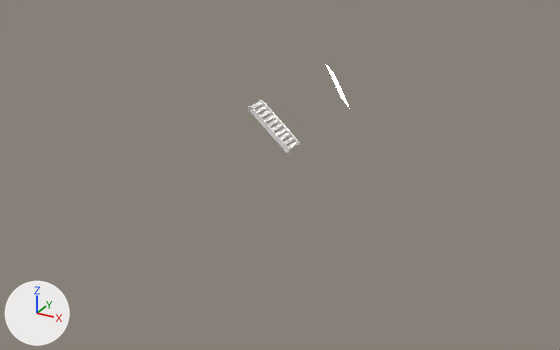
One commit to the Blender file res/mesh/blender/door.blend: the scene before it, then after it.
Camera for both pictures: a camera (50 mm lens) standing at (16.3, -32.0, 14.4) and looking at (-0.4, -1.5, -0.8). The lights are fixed; the arrows at lower left show +X, +Y and +Z.

Objects in the first picture: 'StaircaseA'.
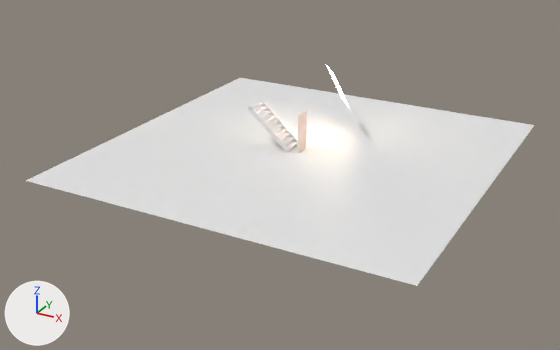
The change, as a diff of the scene's bpy script:
```diff
--- a/res/mesh/blender/door.blend.py
+++ b/res/mesh/blender/door.blend.py
@@ ob_floorplane @@
 ob_floorplane.scale = (9.32, 9.32, 1.0)
-ob_floorplane.hide_viewport = True
@@ ob_doora @@
 _m = ob_doora.modifiers.new('Mirror', 'MIRROR')
-ob_doora.hide_viewport = True
```

What differs and where, as boxes (x1, y1, x2, y2) in the pictures (560 x 350 px):
'FloorPlane', shown: after (26, 78, 534, 286)
'DoorA', shown: after (298, 110, 307, 153)
